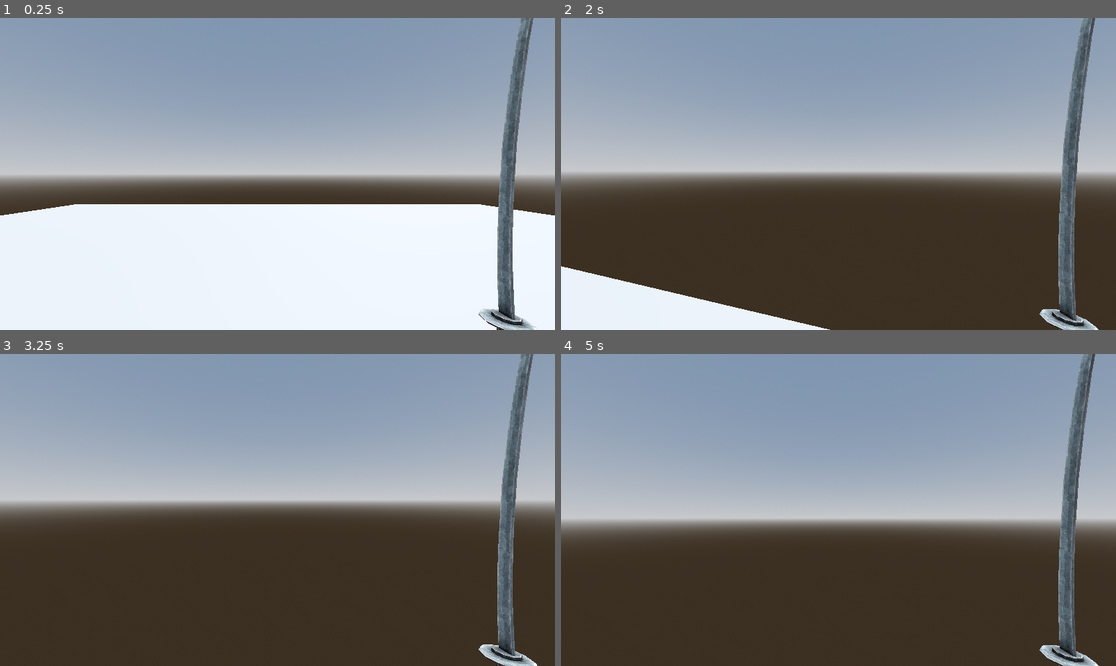
Above: before the commit, frames 1-4 (two rows, left to right).
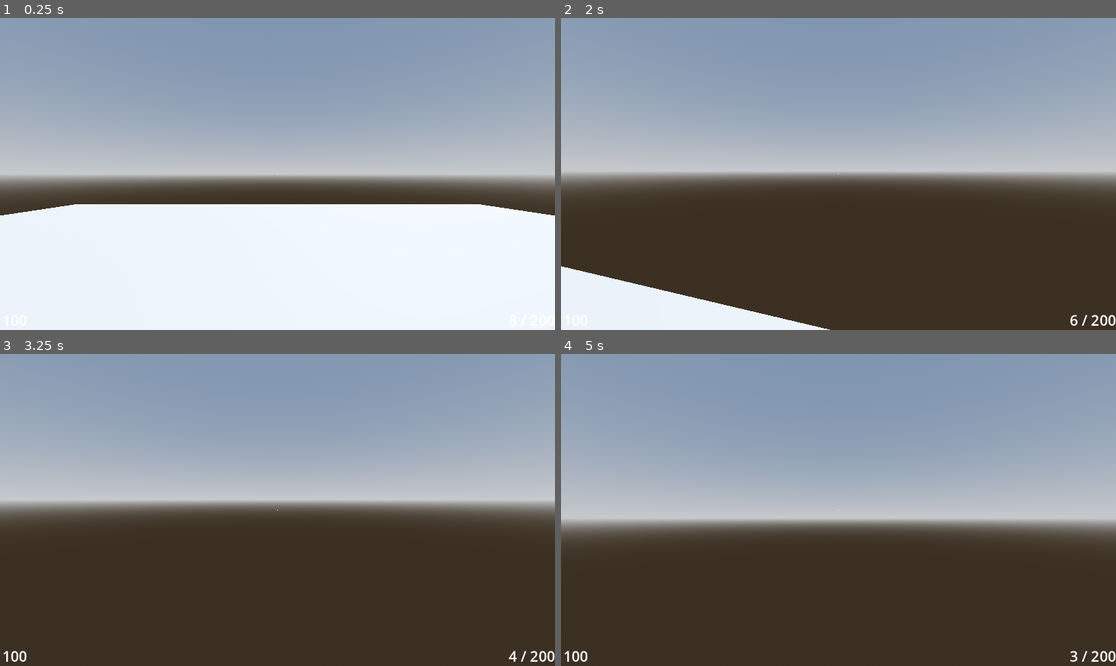
Above: after the commit, the same moments.

Repository: pobertt/Bigmode-Game-Jam-2025
Game: Godot game, scene res://map/world.tscn
Same seed, same stepped clock (60 frames per second), same inputs: the game is played once before the commit and once after it.
Inputs (mouse positions are in pixels of both pictures, inside the frame that each line leads up to):
- Up to frame 1 (0.25 s): no input
- Up to frame 2 (2 s): tap Enter (ui_accept) at 0.5, 0.77, 1.52 s; move the mouse to (866, 174) at 0.52 s; press the mouse at (866, 174) at 0.53 s; hold W (forward) from 0.53 s (still down); move the mouse to (810, 174) at 1.27 s; release the mouse at (810, 174) at 1.28 s; click (810, 174) at 1.35 s
- Up to frame 3 (3.25 s): keep holding W (forward); move the mouse to (288, 503) at 2.02 s; press the mouse at (288, 503) at 2.03 s; move the mouse to (271, 516) at 2.77 s; release the mouse at (271, 516) at 2.78 s; click (271, 516) at 2.85 s; tap Enter (ui_accept) at 3.02 s
- Up to frame 4 (5 s): keep holding W (forward); move the mouse to (877, 513) at 3.52 s; press the mouse at (877, 513) at 3.53 s; tap Enter (ui_accept) at 3.77, 4.52 s; tap R (reload) at 4.15 s; move the mouse to (794, 506) at 4.27 s; release the mouse at (794, 506) at 4.28 s; click (794, 506) at 4.35 s

The runs differ from the first frame. In frame 1, 2.9% of the frame differs, in the area x 49-97%, y 0-100%; in frame 2, 3.0%; in frame 3, 3.0%; in frame 4, 3.1%, in the area x 0-100%, y 0-100%.

Commit message:
reloading works + basic hud

Diff:
--- /dev/null
+++ b/bigmodegamejam2025/UI/HUD/HUD.tscn
@@ -0,0 +1,58 @@
+[gd_scene load_steps=3 format=3 uid="uid://c1118cqtdm1xd"]
+
+[ext_resource type="Texture2D" uid="uid://pqw4p130xr0g" path="res://UI/HUD/reticle.png" id="1_1fxo2"]
+[ext_resource type="Script" path="res://UI/HUD/hud.gd" id="1_f63ty"]
+
+[node name="HUD" type="Control"]
+layout_mode = 3
+anchors_preset = 15
+anchor_right = 1.0
+anchor_bottom = 1.0
+grow_horizontal = 2
+grow_vertical = 2
+mouse_filter = 2
+script = ExtResource("1_f63ty")
+
+[node name="Reticle" type="TextureRect" parent="."]
+layout_mode = 1
+anchors_preset = 8
+anchor_left = 0.5
+anchor_top = 0.5
+anchor_right = 0.5
+anchor_bottom = 0.5
+offset_left = -1.0
+offset_top = -1.0
+offset_right = 1.0
+offset_bottom = 1.0
+grow_horizontal = 2
+grow_vertical = 2
+texture = ExtResource("1_1fxo2")
+expand_mode = 1
+stretch_mode = 5
+
+[node name="AmmoCount_Label" type="Label" parent="."]
+layout_mode = 1
+anchors_preset = 3
+anchor_left = 1.0
+anchor_top = 1.0
+anchor_right = 1.0
+anchor_bottom = 1.0
+offset_left = -74.0
+offset_top = -42.0
+grow_horizontal = 0
+grow_vertical = 0
+theme_override_font_sizes/font_size = 30
+text = "6 / 6"
+horizontal_alignment = 1
+
+[node name="HealthCount_Label" type="Label" parent="."]
+layout_mode = 1
+anchors_preset = 2
+anchor_top = 1.0
+anchor_bottom = 1.0
+offset_top = -42.0
+offset_right = 62.0
+grow_vertical = 0
+theme_override_font_sizes/font_size = 30
+text = "100"
+horizontal_alignment = 1
--- /dev/null
+++ b/bigmodegamejam2025/UI/HUD/hud.gd
@@ -0,0 +1,20 @@
+extends Control
+
+@onready var ammo_count_label: Label = $AmmoCount_Label
+@onready var health_count_label: Label = $HealthCount_Label
+
+func _ready() -> void:
+	Global.update_hud.connect(_on_update_hud)
+
+func _on_update_hud():
+	var player : CharacterBody3D = Global.player_ref
+
+	# Ammo Count Visibility
+	if player.current_gun.type == Gun.GunType.MELEE:
+		ammo_count_label.visible = false
+	else:
+		ammo_count_label.visible = true
+
+	# Set Label
+	ammo_count_label.text = "%s / %s" % [player.current_bullets, player.ammo[player.current_gun.ammo]]
+	# player health is basically the same way
--- /dev/null
+++ b/bigmodegamejam2025/UI/pause_menu/pause_menu.gd
@@ -0,0 +1,36 @@
+extends Control
+
+@onready var game_label: Label = $CenterContainer/Panel/MarginContainer/Button_Container/GameLabel
+@onready var quit_button: Button = $CenterContainer/Panel/MarginContainer/Button_Container/Quit_Button
+@onready var animation_player: AnimationPlayer = $AnimationPlayer
+
+var is_open : bool = false
+
+func _ready() -> void:
+	Global.PauseRef = self
+
+## Open / Close
+func pause_menu():
+	match is_open:
+		true:
+			close()
+		false:
+			open()
+
+func open():
+	#Show Pause Menu
+	show()
+	animation_player.play("pause")
+	Input.set_mouse_mode(Input.MOUSE_MODE_VISIBLE)
+	is_open = true
+
+func close():
+	hide()
+	Input.set_mouse_mode(Input.MOUSE_MODE_CAPTURED)
+	animation_player.play("unpause")
+	is_open = false
+
+
+## Buttons
+func _on_quit_button_pressed() -> void:
+	get_tree().quit()
--- /dev/null
+++ b/bigmodegamejam2025/UI/pause_menu/pause_menu.tscn
@@ -0,0 +1,209 @@
+[gd_scene load_steps=9 format=3 uid="uid://de1gebfnxt8qp"]
+
+[ext_resource type="Script" path="res://UI/pause_menu/pause_menu.gd" id="1_4d25c"]
+[ext_resource type="Shader" path="res://Shaders/blur.gdshader" id="3_y2yk6"]
+
+[sub_resource type="ShaderMaterial" id="ShaderMaterial_ohkfd"]
+shader = ExtResource("3_y2yk6")
+shader_parameter/blur = 0.0
+shader_parameter/brightness = 1.0
+
+[sub_resource type="StyleBoxFlat" id="StyleBoxFlat_7rcas"]
+bg_color = Color(0.98, 0.98, 0.98, 0)
+
+[sub_resource type="Animation" id="Animation_8jbw6"]
+length = 0.001
+tracks/0/type = "value"
+tracks/0/imported = false
+tracks/0/enabled = true
+tracks/0/path = NodePath("BackgroundBlur:material:shader_parameter/blur")
+tracks/0/interp = 1
+tracks/0/loop_wrap = true
+tracks/0/keys = {
+"times": PackedFloat32Array(0),
+"transitions": PackedFloat32Array(1),
+"update": 0,
+"values": [0.0]
+}
+tracks/1/type = "value"
+tracks/1/imported = false
+tracks/1/enabled = true
+tracks/1/path = NodePath("BackgroundBlur:material:shader_parameter/brightness")
+tracks/1/interp = 1
+tracks/1/loop_wrap = true
+tracks/1/keys = {
+"times": PackedFloat32Array(0),
+"transitions": PackedFloat32Array(1),
+"update": 0,
+"values": [1.0]
+}
+tracks/2/type = "value"
+tracks/2/imported = false
+tracks/2/enabled = true
+tracks/2/path = NodePath("CenterContainer:modulate")
+tracks/2/interp = 1
+tracks/2/loop_wrap = true
+tracks/2/keys = {
+"times": PackedFloat32Array(0),
+"transitions": PackedFloat32Array(1),
+"update": 0,
+"values": [Color(1, 1, 1, 1)]
+}
+
+[sub_resource type="Animation" id="Animation_2fot7"]
+resource_name = "pause"
+length = 0.3
+tracks/0/type = "value"
+tracks/0/imported = false
+tracks/0/enabled = true
+tracks/0/path = NodePath("BackgroundBlur:material:shader_parameter/blur")
+tracks/0/interp = 1
+tracks/0/loop_wrap = true
+tracks/0/keys = {
+"times": PackedFloat32Array(0, 0.3),
+"transitions": PackedFloat32Array(1, 1),
+"update": 0,
+"values": [0.0, 2.5]
+}
+tracks/1/type = "value"
+tracks/1/imported = false
+tracks/1/enabled = true
+tracks/1/path = NodePath("BackgroundBlur:material:shader_parameter/brightness")
+tracks/1/interp = 1
+tracks/1/loop_wrap = true
+tracks/1/keys = {
+"times": PackedFloat32Array(0, 0.3),
+"transitions": PackedFloat32Array(1, 1),
+"update": 0,
+"values": [1.0, 0.75]
+}
+tracks/2/type = "value"
+tracks/2/imported = false
+tracks/2/enabled = true
+tracks/2/path = NodePath("CenterContainer:modulate")
+tracks/2/interp = 1
+tracks/2/loop_wrap = true
+tracks/2/keys = {
+"times": PackedFloat32Array(0, 0.3),
+"transitions": PackedFloat32Array(1, 1),
+"update": 0,
+"values": [Color(1, 1, 1, 0), Color(1, 1, 1, 1)]
+}
+
+[sub_resource type="Animation" id="Animation_uw53t"]
+resource_name = "unpause"
+length = 0.001
+tracks/0/type = "value"
+tracks/0/imported = false
+tracks/0/enabled = true
+tracks/0/path = NodePath("BackgroundBlur:material:shader_parameter/blur")
+tracks/0/interp = 1
+tracks/0/loop_wrap = true
+tracks/0/keys = {
+"times": PackedFloat32Array(0),
+"transitions": PackedFloat32Array(1),
+"update": 0,
+"values": [0.0]
+}
+tracks/1/type = "value"
+tracks/1/imported = false
+tracks/1/enabled = true
+tracks/1/path = NodePath("BackgroundBlur:material:shader_parameter/brightness")
+tracks/1/interp = 1
+tracks/1/loop_wrap = true
+tracks/1/keys = {
+"times": PackedFloat32Array(0),
+"transitions": PackedFloat32Array(1),
+"update": 0,
+"values": [1.0]
+}
+tracks/2/type = "value"
+tracks/2/imported = false
+tracks/2/enabled = true
+tracks/2/path = NodePath("CenterContainer:modulate")
+tracks/2/interp = 1
+tracks/2/loop_wrap = true
+tracks/2/keys = {
+"times": PackedFloat32Array(0),
+"transitions": PackedFloat32Array(1),
+"update": 0,
+"values": [Color(1, 1, 1, 0)]
+}
+
+[sub_resource type="AnimationLibrary" id="AnimationLibrary_0tyt8"]
+_data = {
+"RESET": SubResource("Animation_8jbw6"),
+"pause": SubResource("Animation_2fot7"),
+"unpause": SubResource("Animation_uw53t")
+}
+
+[node name="pause_menu" type="Control"]
+layout_mode = 3
+anchors_preset = 15
+anchor_right = 1.0
+anchor_bottom = 1.0
+grow_horizontal = 2
+grow_vertical = 2
+script = ExtResource("1_4d25c")
+
+[node name="BackgroundBlur" type="Panel" parent="."]
+material = SubResource("ShaderMaterial_ohkfd")
+layout_mode = 1
+anchors_preset = 15
+anchor_right = 1.0
+anchor_bottom = 1.0
+grow_horizontal = 2
+grow_vertical = 2
+theme_override_styles/panel = SubResource("StyleBoxFlat_7rcas")
+
+[node name="CenterContainer" type="CenterContainer" parent="."]
+layout_mode = 1
+anchors_preset = 15
+anchor_right = 1.0
+anchor_bottom = 1.0
+grow_horizontal = 2
+grow_vertical = 2
+
+[node name="Panel" type="Panel" parent="CenterContainer"]
+custom_minimum_size = Vector2(402, 198)
+layout_mode = 2
+
+[node name="MarginContainer" type="MarginContainer" parent="CenterContainer/Panel"]
+layout_mode = 1
+anchors_preset = 15
+anchor_right = 1.0
+anchor_bottom = 1.0
+grow_horizontal = 2
+grow_vertical = 2
+theme_override_constants/margin_left = 25
+theme_override_constants/margin_right = 25
+
+[node name="Button_Container" type="VBoxContainer" parent="CenterContainer/Panel/MarginContainer"]
+layout_mode = 2
+alignment = 1
+
+[node name="GameLabel" type="Label" parent="CenterContainer/Panel/MarginContainer/Button_Container"]
+layout_mode = 2
+text = "Weapon Tutorial"
+horizontal_alignment = 1
+
+[node name="HSeparator" type="HSeparator" parent="CenterContainer/Panel/MarginContainer/Button_Container"]
+custom_minimum_size = Vector2(0, 15)
+layout_mode = 2
+
+[node name="Options_Button" type="Button" parent="CenterContainer/Panel/MarginContainer/Button_Container"]
+custom_minimum_size = Vector2(0, 50)
+layout_mode = 2
+text = "Options"
+
+[node name="Quit_Button" type="Button" parent="CenterContainer/Panel/MarginContainer/Button_Container"]
+custom_minimum_size = Vector2(0, 50)
+layout_mode = 2
+text = "Quit Game"
+
+[node name="AnimationPlayer" type="AnimationPlayer" parent="."]
+libraries = {
+"": SubResource("AnimationLibrary_0tyt8")
+}
+
+[connection signal="pressed" from="CenterContainer/Panel/MarginContainer/Button_Container/Quit_Button" to="." method="_on_quit_button_pressed"]
--- a/bigmodegamejam2025/assets/decals/BulletDecal.tscn
+++ b/bigmodegamejam2025/assets/decals/BulletDecal.tscn
@@ -9,6 +9,6 @@
 [node name="BulletDecal" type="Node3D" groups=["Decal"]]
 
 [node name="MeshInstance3D" type="MeshInstance3D" parent="."]
-transform = Transform3D(-1, 0, 8.74228e-08, 0, 1, 0, -8.74228e-08, 0, -1, 0, 0, -0.01)
+transform = Transform3D(-0.15, 0, 1.50996e-07, 0, 0.15, 0, -2.26494e-08, 0, -1, 0, 0, -0.01)
 cast_shadow = 0
 mesh = SubResource("QuadMesh_hubyv")
--- a/bigmodegamejam2025/player/player.gd
+++ b/bigmodegamejam2025/player/player.gd
@@ -8,6 +8,7 @@
 
 # Raycast
 @onready var bullet_raycast : RayCast3D = $Head/Camera/Bullet_RayCast3D
+@onready var weapon_holder: Node3D = $Head/Camera/WeaponHolder
 
 # Stats
 
@@ -32,8 +33,14 @@
 const JUMP_VELOCITY = 4.5
 
 func _ready():
+	Global.player_ref = self
+
+	gun.player_ready()
+
 	# Capturing the mouse to the screen.
 	Input.mouse_mode = Input.MOUSE_MODE_CAPTURED
+
+	Global.update_hud.emit()
 
 func _unhandled_input(event: InputEvent) -> void:
 	# Camera Rotation.
@@ -41,6 +48,10 @@
 		rotate_y(-event.relative.x * .005)
 		camera.rotate_x(-event.relative.y * .005)
 		camera.rotation.x = clamp(camera.rotation.x, -PI/2, PI/2)
+
+	# Reload
+	if event.is_action_pressed("reload") and Global.check_menus() == false:
+		gun.reload()
 
 func _process(delta: float) -> void:
 	if Input.is_action_just_pressed("quit"):
--- a/bigmodegamejam2025/player/player.tscn
+++ b/bigmodegamejam2025/player/player.tscn
@@ -1,8 +1,9 @@
-[gd_scene load_steps=5 format=3 uid="uid://jmxxedj0ya4l"]
+[gd_scene load_steps=6 format=3 uid="uid://jmxxedj0ya4l"]
 
 [ext_resource type="Script" path="res://player/player.gd" id="1_8cqqi"]
 [ext_resource type="PackedScene" uid="uid://crolqkue26mif" path="res://systems/gun_system.tscn" id="2_b5b6i"]
 [ext_resource type="PackedScene" uid="uid://cpytfnpmdkrba" path="res://player/weapon_holder.tscn" id="3_j1wrt"]
+[ext_resource type="PackedScene" uid="uid://c1118cqtdm1xd" path="res://UI/HUD/HUD.tscn" id="4_m2rbr"]
 
 [sub_resource type="CapsuleShape3D" id="CapsuleShape3D_ygf8x"]
 
@@ -29,3 +30,5 @@
 target_position = Vector3(0, 0, 0)
 
 [node name="CanvasLayer" type="CanvasLayer" parent="."]
+
+[node name="HUD" parent="CanvasLayer" instance=ExtResource("4_m2rbr")]
--- /dev/null
+++ b/bigmodegamejam2025/player/weapon_holder.gd
@@ -0,0 +1,15 @@
+extends Node3D
+
+@onready var weapon: MeshInstance3D = $Weapon
+@onready var anim_player: AnimationPlayer = $AnimationPlayer
+
+signal reload
+
+func play_gun_anim(anim_name : String, speed_scale : float = 1):
+	anim_player.stop() # Stop any current animation
+
+	anim_player.speed_scale = speed_scale # Set speed
+	anim_player.play(anim_name) # Play set anim
+
+func reload_finished():
+	reload.emit()
--- a/bigmodegamejam2025/player/weapon_holder.tscn
+++ b/bigmodegamejam2025/player/weapon_holder.tscn
@@ -1,6 +1,6 @@
-[gd_scene load_steps=5 format=3 uid="uid://cpytfnpmdkrba"]
+[gd_scene load_steps=7 format=3 uid="uid://cpytfnpmdkrba"]
 
-[ext_resource type="ArrayMesh" uid="uid://c07t0fpvp2nyn" path="res://assets/weapons/tres/katana.tres" id="1_nxgp5"]
+[ext_resource type="Script" path="res://player/weapon_holder.gd" id="1_thm6r"]
 
 [sub_resource type="Animation" id="Animation_q0c5d"]
 resource_name = "MELEE_idle"
@@ -57,18 +57,65 @@
 "values": [Vector3(0, -3.14159, 0)]
 }
 
+[sub_resource type="Animation" id="Animation_xebo6"]
+resource_name = "reload"
+length = 2.0
+tracks/0/type = "method"
+tracks/0/imported = false
+tracks/0/enabled = true
+tracks/0/path = NodePath(".")
+tracks/0/interp = 1
+tracks/0/loop_wrap = true
+tracks/0/keys = {
+"times": PackedFloat32Array(1.96667),
+"transitions": PackedFloat32Array(1),
+"values": [{
+"args": [],
+"method": &"reload_finished"
+}]
+}
+tracks/1/type = "value"
+tracks/1/imported = false
+tracks/1/enabled = true
+tracks/1/path = NodePath("Weapon:position")
+tracks/1/interp = 1
+tracks/1/loop_wrap = true
+tracks/1/keys = {
+"times": PackedFloat32Array(0),
+"transitions": PackedFloat32Array(1),
+"update": 0,
+"values": [Vector3(0, 0, 0)]
+}
+tracks/2/type = "value"
+tracks/2/imported = false
+tracks/2/enabled = true
+tracks/2/path = NodePath("Weapon:rotation")
+tracks/2/interp = 1
+tracks/2/loop_wrap = true
+tracks/2/keys = {
+"times": PackedFloat32Array(0),
+"transitions": PackedFloat32Array(1),
+"update": 0,
+"values": [Vector3(0, -3.14159, 0)]
+}
+
+[sub_resource type="Animation" id="Animation_22mcp"]
+resource_name = "recoil"
+
 [sub_resource type="AnimationLibrary" id="AnimationLibrary_d3dpk"]
 _data = {
 "MELEE_idle": SubResource("Animation_q0c5d"),
-"RESET": SubResource("Animation_wjf1v")
+"RESET": SubResource("Animation_wjf1v"),
+"recoil": SubResource("Animation_22mcp"),
+"reload": SubResource("Animation_xebo6")
 }
 
 [node name="WeaponHolder" type="Node3D"]
+script = ExtResource("1_thm6r")
 
 [node name="Weapon" type="MeshInstance3D" parent="."]
-transform = Transform3D(-2, 0, 1.74846e-07, 0, 2, 0, -1.74846e-07, 0, -2, 0, 0, 0)
+transform = Transform3D(-2, 0, -5.07036e-06, 0, 2, 0, 5.07036e-06, 0, -2, 0, 0, 0)
 cast_shadow = 0
-mesh = ExtResource("1_nxgp5")
 
 [node name="AnimationPlayer" type="AnimationPlayer" parent="."]
 libraries = {
--- a/bigmodegamejam2025/systems/global.gd
+++ b/bigmodegamejam2025/systems/global.gd
@@ -9,6 +9,8 @@
 var max_decals : int = 500
 var spawned_decals : Array
 
+signal update_hud
+
 # this is for UI later
 func check_menus():
 	return false
--- a/bigmodegamejam2025/systems/gun_system.gd
+++ b/bigmodegamejam2025/systems/gun_system.gd
@@ -4,6 +4,10 @@
 @onready var cooldown_timer: Timer = $CooldownTimer
 
 var current_gun : Gun
+
+func player_ready():
+	if parent.name == "Player":
+		parent.weapon_holder.reload.connect(player_reload)
 
 func shoot():
 	current_gun = parent.current_gun
@@ -20,6 +24,9 @@
 
 		# Sound Effect
 		# GLOBALCLASS ---- SoundManager.play_sfx(current.gun.firing_sounds.pick_random(), parent)
+
+		if parent.name == "Player":
+			Global.update_hud.emit()
 
 		# if any bullets hits do all this stuff
 		if valid_bullets.is_empty() == false:
@@ -85,3 +92,37 @@
 
 func _on_cooldown_timer_timeout() -> void:
 	parent.can_shoot = true
+
+func reload():
+	current_gun = parent.current_gun
+
+	if current_gun.type != Gun.GunType.MELEE:
+		# If mag is missing bullets and player has required bullets
+		if parent.current_bullets < current_gun.max_mag:
+			parent.can_shoot = false
+			parent.is_reloading = true
+
+			if parent.name == "Player":
+				if parent.ammo[current_gun.ammo] > 0: # If player has the required ammo
+					parent.weapon_holder.play_gun_anim("reload") # When player reload animation is finished, reload gun
+					#SoundManager stuff in here (reload sound)
+					return
+
+func player_reload():
+	current_gun = parent.current_gun
+
+	# Ammo Var
+	var ammo_amt : int = parent.ammo[current_gun.ammo] # Get player ammo ammount for required ammo
+	var missing_ammo : int = current_gun.max_mag - parent.current_bullets
+
+	match ammo_amt >= current_gun.max_mag: # Check if the player has enough ammo to fill the mag
+		true: # Fill Mag
+			parent.current_bullets = current_gun.max_mag
+			parent.ammo[current_gun.ammo] -= missing_ammo
+		false: # Partially Fill Mag
+			parent.current_bullets += parent.ammo[current_gun.ammo]
+			parent.ammo[current_gun.ammo] = 0
+
+	parent.can_shoot = true
+	parent.is_reloading = false
+	Global.update_hud.emit()
Binary file added: bigmodegamejam2025/UI/HUD/reticle.png
Not shown, added: bigmodegamejam2025/UI/HUD/reticle.png.import
